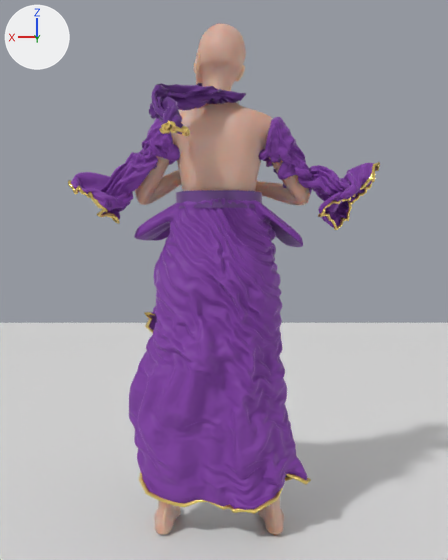
Two versions of the Blender file renders/final_assembly.blend, one commit apart.
Both versions are drawn from a 50 mm lens placed at (-0.012, 2.087, 0.987), pointed at (-0.017, -0.152, 0.868). Arrows for +X, +Y and +Z are at upper left; the lights stay in place. The first picture is the older version.

The older version as bpy lines, for what is in view:
```python
ob_body = bpy.data.objects.new('Body', me_body)
ob_body.location = (0.0, 0.0, 0.0)
ob_cuffltrim_mesh = bpy.data.objects.new('CuffLTrim_mesh', me_cuffltrim)
ob_cuffltrim_mesh.location = (0.0, 0.0, 0.0)
ob_cuffrtrim_mesh = bpy.data.objects.new('CuffRTrim_mesh', me_cuffrtrim)
ob_cuffrtrim_mesh.location = (0.0, 0.0, 0.0)
ob_hemtrim_mesh = bpy.data.objects.new('HemTrim_mesh', me_hemtrim)
ob_hemtrim_mesh.location = (0.0, 0.0, 0.0)
ob_hood = bpy.data.objects.new('Hood', me_hood)
ob_hood.location = (0.0, 0.0, 0.0)
ob_hoodedgetrim_mesh = bpy.data.objects.new('HoodEdgeTrim_mesh', me_hoodedgetrim)
ob_hoodedgetrim_mesh.location = (0.0, 0.0, 0.0)
ob_skirt = bpy.data.objects.new('Skirt', me_skirt)
ob_skirt.location = (0.0, 0.0, 0.0)
ob_sleevel = bpy.data.objects.new('SleeveL', me_sleevel)
ob_sleevel.location = (0.0, 0.0, 0.0)
ob_sleever = bpy.data.objects.new('SleeveR', me_sleever)
ob_sleever.location = (0.0, 0.0, 0.0)
# also in view: 'Floor' at (0.0, 0.0, 0.0); 'Sash' at (0.0, -0.062, 1.144)
```
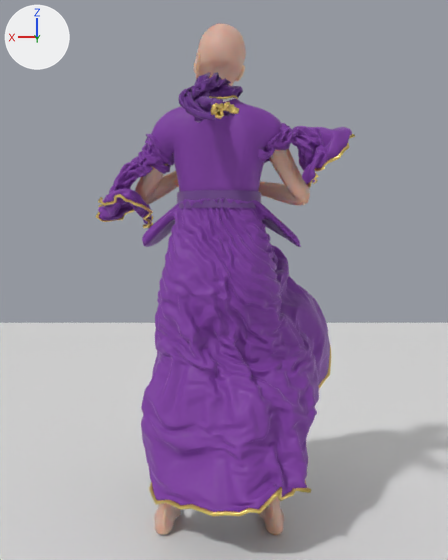
Edits to the bpy script that builds the scene:
```text
Change me_skirt:
    remove me_skirt.from_pydata(...)  # 7128 vertices, 7040 faces; spans x -0.31..0.329, y -0.516..0.155, z 0.113..1.153
    add me_skirt.from_pydata(...)  # 7128 vertices, 7040 faces; spans x -0.476..0.272, y -0.713..0.268, z 0.139..1.153
    me_skirt part 1: 7122 of 7128 vertices moved; they spanned x -0.31..0.329, y -0.516..0.155, z 0.113..1.153 and now span x -0.476..0.272, y -0.713..0.268, z 0.139..1.153; mean shift (-0.05, -0.037, 0.007); largest move (0.299, -0.462, 0.661) -> (-0.4, -0.669, 0.705)
Change me_sleevel:
    remove me_sleevel.from_pydata(...)  # 2460 vertices, 2400 faces; spans x 0.12..0.503, y -0.184..0.058, z 1.072..1.432
    add me_sleevel.from_pydata(...)  # 1968 vertices, 1920 faces; spans x 0.144..0.433, y -0.269..0.026, z 1.059..1.38
    me_sleevel part 2: 1 vertex moved within x 0.271, y -0.041, z 1.232; 2458 vertices removed from x 0.12..0.503, y -0.184..0.058, z 1.072..1.432; 1966 vertices added at x 0.144..0.433, y -0.269..0.026, z 1.059..1.38
Change me_sleever:
    remove me_sleever.from_pydata(...)  # 2460 vertices, 2400 faces; spans x -0.526..-0.121, y -0.151..0.081, z 1.05..1.429
    add me_sleever.from_pydata(...)  # 1968 vertices, 1920 faces; spans x -0.438..-0.095, y -0.14..0.11, z 1.187..1.41
    me_sleever part 3: 1 vertex moved within x -0.226, y 0.021, z 1.368; 2459 vertices removed from x -0.526..-0.121, y -0.151..0.081, z 1.05..1.429; 1967 vertices added at x -0.438..-0.095, y -0.14..0.11, z 1.187..1.41
Change me_hood:
    remove me_hood.from_pydata(...)  # 943 vertices, 880 faces; spans x -0.089..0.209, y -0.038..0.409, z 1.298..1.518
    add me_hood.from_pydata(...)  # 943 vertices, 880 faces; spans x -0.08..0.119, y -0.042..0.393, z 1.344..1.553
    me_hood part 4: 943 of 943 vertices moved; they spanned x -0.089..0.209, y -0.038..0.409, z 1.298..1.518 and now span x -0.08..0.119, y -0.042..0.393, z 1.344..1.553; mean shift (-0.081, -0.022, 0.021)
Change me_hemtrim:
    remove me_hemtrim.from_pydata(...)  # 880 vertices, 880 faces; spans x -0.316..0.306, y -0.514..0.112, z 0.106..0.758
    add me_hemtrim.from_pydata(...)  # 880 vertices, 880 faces; spans x -0.483..0.242, y -0.719..0.274, z 0.133..0.833
    me_hemtrim part 5: 880 of 880 vertices moved; they spanned x -0.316..0.306, y -0.514..0.112, z 0.106..0.758 and now span x -0.483..0.242, y -0.719..0.274, z 0.133..0.833; mean shift (-0.165, -0.089, 0.038)
Change me_cuffltrim:
    remove me_cuffltrim.from_pydata(...)  # 600 vertices, 600 faces; spans x 0.339..0.509, y -0.186..0.059, z 1.067..1.224
    add me_cuffltrim.from_pydata(...)  # 480 vertices, 480 faces; spans x 0.226..0.438, y -0.274..0.014, z 1.054..1.162
    me_cuffltrim part 6: 600 vertices removed from x 0.339..0.509, y -0.186..0.059, z 1.067..1.224; 480 vertices added at x 0.226..0.438, y -0.274..0.014, z 1.054..1.162
Change me_cuffrtrim:
    remove me_cuffrtrim.from_pydata(...)  # 600 vertices, 600 faces; spans x -0.531..-0.329, y -0.121..0.064, z 1.046..1.267
    add me_cuffrtrim.from_pydata(...)  # 480 vertices, 480 faces; spans x -0.444..-0.287, y -0.146..0.104, z 1.182..1.375
    me_cuffrtrim part 7: 600 vertices removed from x -0.531..-0.329, y -0.121..0.064, z 1.046..1.267
    me_cuffrtrim part 8: 480 vertices added at x -0.444..-0.287, y -0.146..0.104, z 1.182..1.375
Change me_hoodedgetrim:
    remove me_hoodedgetrim.from_pydata(...)  # 410 vertices, 400 faces; spans x 0.0798..0.1583, y 0.3093..0.4147, z 1.2923..1.3284
    add me_hoodedgetrim.from_pydata(...)  # 410 vertices, 400 faces; spans x -0.0598..0.0199, y 0.2856..0.3988, z 1.3388..1.3836
    me_hoodedgetrim part 9: 410 of 410 vertices moved; they spanned x 0.0798..0.1583, y 0.3093..0.4147, z 1.2923..1.3284 and now span x -0.0598..0.0199, y 0.2856..0.3988, z 1.3388..1.3836; mean shift (-0.1322, -0.0161, 0.0559)
Change ob_bodice:
    remove ob_bodice.hide_render = True
```

Pixel boxes (x1, y1, x2, y2) of what changed, in the pictures (448 x 560 px):
'Skirt', reshaped (6% wider)
    before: (129, 198, 307, 510)
    after: (141, 198, 330, 512)
'Bodice', shown (purple)
    after: (151, 97, 283, 192)
'SleeveR', reshaped (19% narrower, 44% shorter)
    before: (259, 117, 376, 228)
    after: (257, 123, 352, 185)
'SleeveL', reshaped (30% narrower, 11% shorter)
    before: (71, 118, 180, 219)
    after: (98, 134, 174, 224)
'Hood', reshaped (34% narrower)
    before: (149, 83, 246, 134)
    after: (179, 72, 243, 123)
'HemTrim_mesh', reshaped (mostly hidden)
    before: (139, 312, 311, 514)
    after: (149, 347, 331, 516)
'CuffRTrim_mesh', reshaped
    before: (318, 162, 380, 230)
    after: (307, 134, 355, 188)
'CuffLTrim_mesh', reshaped (11% wider, 22% shorter)
    before: (68, 180, 120, 224)
    after: (96, 194, 154, 228)
'HoodEdgeTrim_mesh', reshaped
    before: (159, 120, 190, 137)
    after: (211, 102, 239, 119)
part 7 of me_cuffrtrim, deleted
    before: (318, 162, 380, 230)
part 8 of me_cuffrtrim, added
    after: (307, 134, 355, 188)
